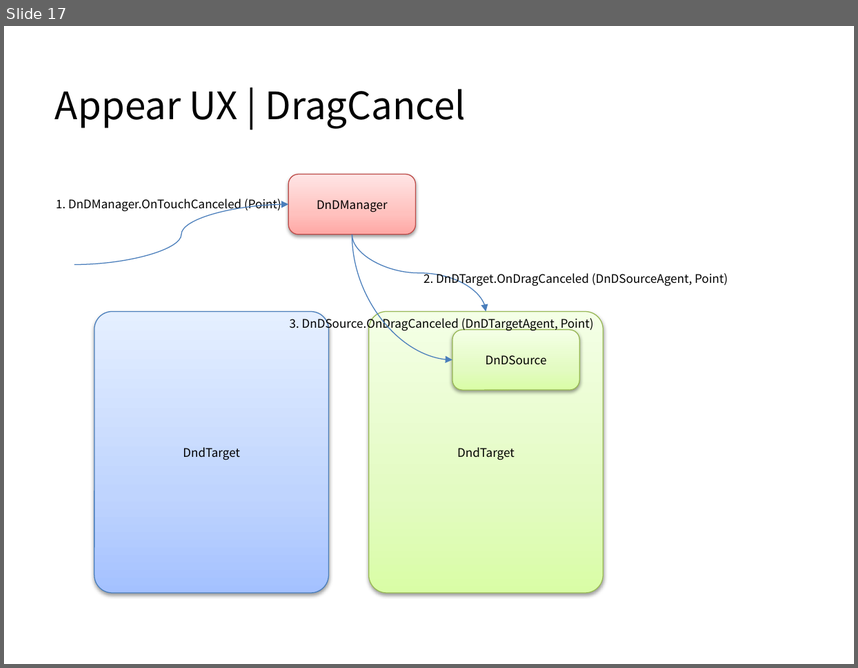
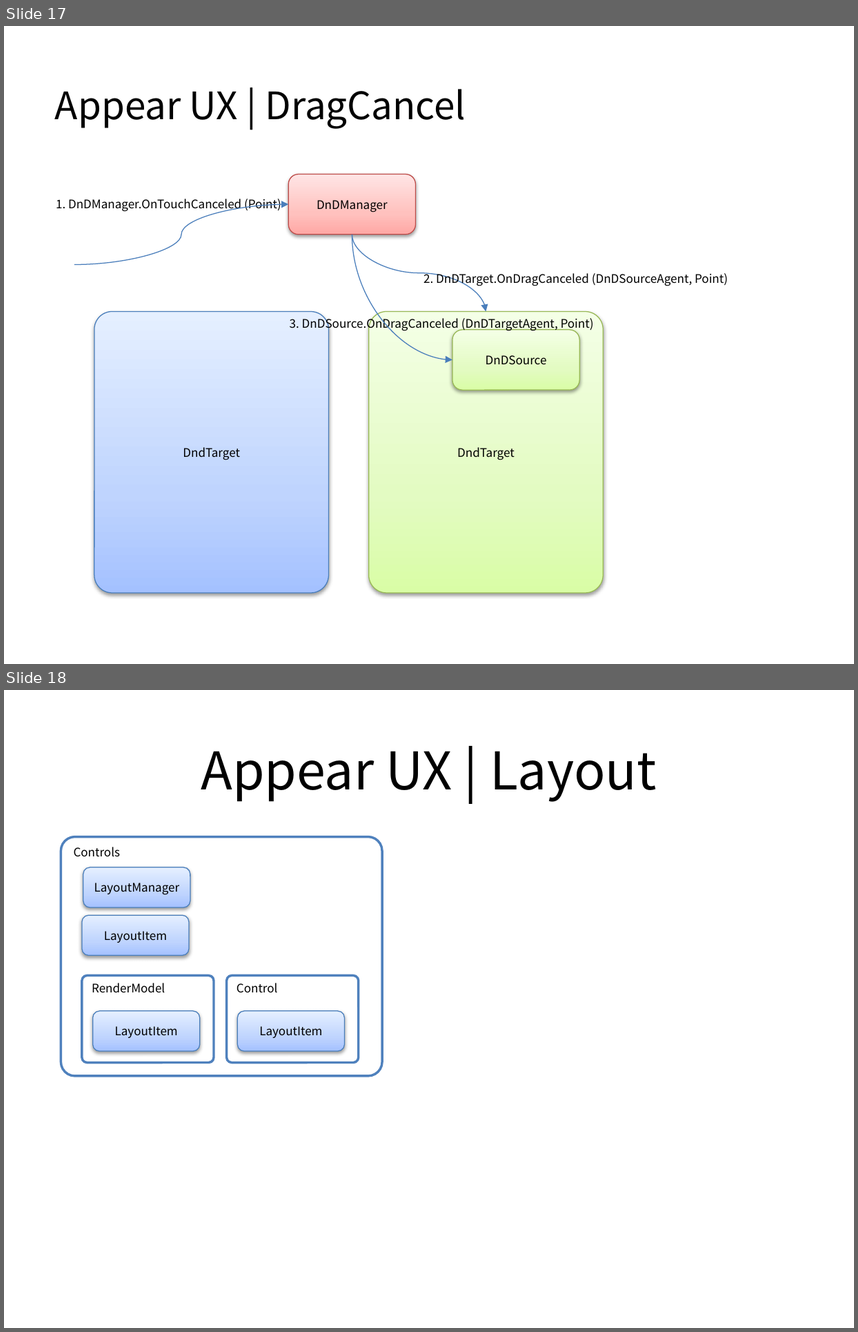
Before and after one commit to Raftel/Storygraph, a slide deck: Storygraph/docs/Appear UX + Storygraph.pptx. Shown one above the other, each under a label of ours: slide 17 before the commit, slides 17 and 18 after it. The pictures are 858x668 and 858x1332 pixels, drawn with LibreOffice and Linux fonts; fonts in the diff are those of the drawing. Boxes give left, top, right and bottom in pixels: in the first picture for what was removed or moved away, otherwise in the second. Text is boxed around its words. In the diff, an @@ line names an element or a change of style, - is before the commit and + after.

Commit message:
Layout 관련 minor update
설계중

```diff
--- a/Storygraph/docs/Appear UX + Storygraph.pptx
+++ b/Storygraph/docs/Appear UX + Storygraph.pptx
@@ slide 18 added at bbox=[4, 690, 854, 1328], background #FFFFFF @@
@@ title added at bbox=[201, 751, 657, 802], 44 pt, text #000000 @@
+Appear UX | Layout
@@ rounded rectangle added at bbox=[61, 837, 382, 1076], fill #FFFFFF, outline #4F81BD 2 pt, 10 pt, text #000000 @@
+Controls
@@ rounded rectangle added at bbox=[83, 867, 190, 907], fill gradient #A4C4FF to #BFD4FF to #E6EEFF, outline #4B7EBC 0.75 pt, 10 pt, text #000000 @@
+LayoutManager
@@ rounded rectangle added at bbox=[82, 915, 190, 955], fill gradient #A4C4FF to #BFD4FF to #E6EEFF, outline #4B7EBC 0.75 pt, 10 pt, text #000000 @@
+LayoutItem
@@ rounded rectangle added at bbox=[82, 976, 214, 1063], fill #FFFFFF, outline #4F81BD 2 pt, 10 pt, text #000000 @@
+RenderModel
@@ rounded rectangle added at bbox=[227, 976, 359, 1063], fill #FFFFFF, outline #4F81BD 2 pt, 10 pt, text #000000 @@
+Control
@@ rounded rectangle added at bbox=[92, 1010, 199, 1050], fill gradient #A4C4FF to #BFD4FF to #E6EEFF, outline #4B7EBC 0.75 pt, 10 pt, text #000000 @@
+LayoutItem
@@ rounded rectangle added at bbox=[238, 1010, 345, 1050], fill gradient #A4C4FF to #BFD4FF to #E6EEFF, outline #4B7EBC 0.75 pt, 10 pt, text #000000 @@
+LayoutItem
```
Also in this commit, not shown: 2 other files.
